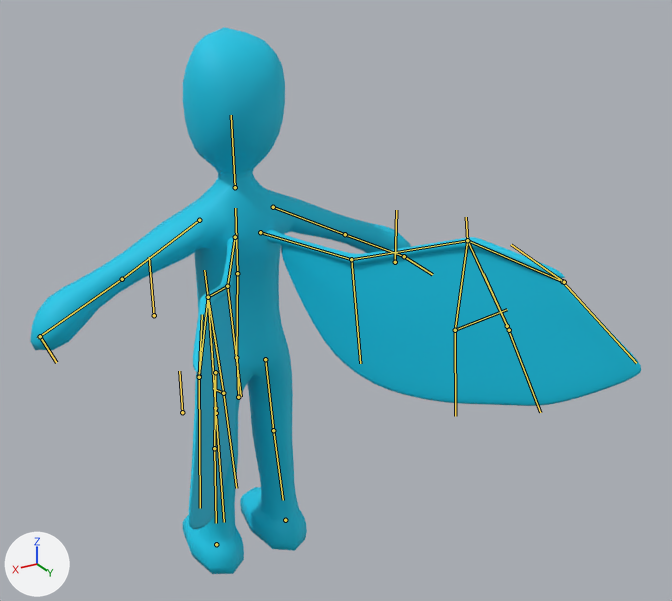
One commit to the FBX model Project/Assets/BlenderImports/AngelModel.fbx: the scene before it, then after it.
One viewpoint serves both versions: a 50 mm lens placed at (6.87, 15.28, 12.79), pointed at (-0.73, 2.61, 6.46). Arrows for +X, +Y and +Z are at lower left; the lights stay in place. The bones that bend it are drawn over the model as lines.

The first picture shows 'Bob'.
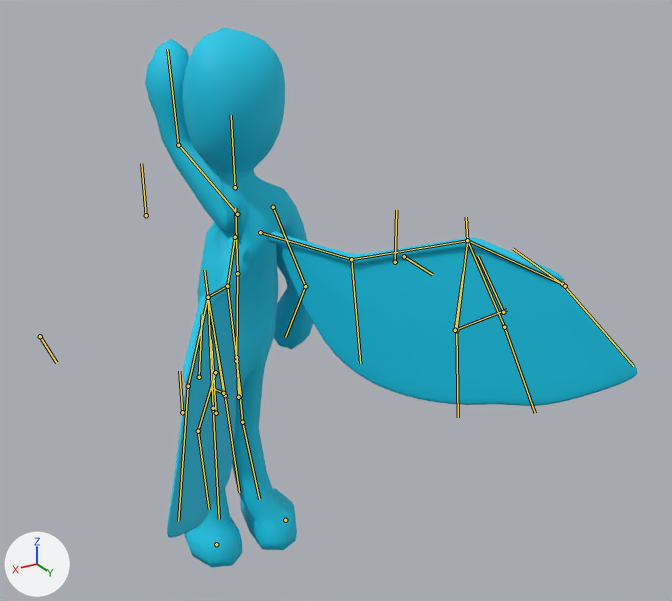
The newer file adds an action. The first version stands in its rest pose; the second is drawn at frame 11 of the action 'Armature|SwingSword'.

What differs and where, as boxes (x1, y1, x2, y2) in the pictures (672 x 601 px):
```json
{"object": "Bob", "change": "posed", "before": [30, 27, 641, 574], "after": [145, 27, 637, 567], "on screen": "19% narrower"}
{"bone": "Armature|WingFingerBase3.L", "before": "(208, 297) to (199, 376)", "after": "(208, 297) to (188, 386)"}
{"bone": "Armature|WingFingerBase2.L", "before": "(208, 297) to (215, 408)", "after": "(208, 297) to (213, 408)"}
{"bone": "Armature|WingFingerBase1.L", "before": "(208, 297) to (223, 393)", "after": "(208, 297) to (225, 395)"}
{"bone": "Armature|WingFingerBase3.R", "before": "(467, 240) to (562, 281)", "after": "(467, 240) to (562, 284)"}
{"bone": "Armature|WingFingerBase2.R", "before": "(467, 240) to (507, 326)", "after": "(467, 240) to (504, 327)"}
{"bone": "Armature|WingFingerBase1.R", "before": "(467, 240) to (455, 330)", "after": "(467, 240) to (456, 330)"}
{"bone": "Armature|UpperArm.L", "before": "(199, 220) to (122, 279)", "after": "(237, 214) to (179, 145)"}
{"bone": "Armature|LoweArm.L", "before": "(122, 279) to (37, 338)", "after": "(178, 145) to (167, 49)"}
{"bone": "Armature|UpperLeg.L", "before": "(215, 372) to (214, 448)", "after": "(215, 372) to (198, 431)"}
{"bone": "Armature|LowerLeg.L", "before": "(214, 448) to (216, 523)", "after": "(198, 431) to (209, 509)"}
{"bone": "Armature|UpperArm.R", "before": "(273, 207) to (345, 234)", "after": "(273, 207) to (305, 286)"}
{"bone": "Armature|LoweArm.R", "before": "(345, 234) to (405, 257)", "after": "(305, 286) to (285, 337)"}
{"bone": "Armature|UpperLeg.R", "before": "(265, 359) to (273, 430)", "after": "(236, 361) to (242, 422)"}
{"bone": "Armature|LowerLeg.R", "before": "(273, 430) to (283, 500)", "after": "(242, 422) to (259, 499)"}
```

Edits to the scene script, one JSON object a line:
```json
{"block": "bone_armature_wingfingerbase3_l", "where": "bone_armature_wingfingerbase3_l = bpy.data.objects['Armature'].pose.bones['Armature|WingFingerBase3.L']  # child of 'Armature|WingHinge.L'"}
{"op": "set", "path": "bone_armature_wingfingerbase3_l.rotation_quaternion", "old": "(1.0, 0.0, 0.0, 0.0)", "new": "(0.997, -0.057, 0.0, -0.044)", "note": "degrees (0, 0, 0) -> degrees (-7, 0, -5)"}
{"block": "bone_armature_wingfingerbase2_l", "where": "bone_armature_wingfingerbase2_l = bpy.data.objects['Armature'].pose.bones['Armature|WingFingerBase2.L']  # child of 'Armature|WingHinge.L'"}
{"op": "set", "path": "bone_armature_wingfingerbase2_l.rotation_quaternion", "old": "(1.0, 0.0, 0.0, 0.0)", "new": "(0.999, -0.048, 0.0, 0.003)", "note": "degrees (0, 0, 0) -> degrees (-5, 0, 0)"}
{"block": "bone_armature_wingfingerbase1_l", "where": "bone_armature_wingfingerbase1_l = bpy.data.objects['Armature'].pose.bones['Armature|WingFingerBase1.L']  # child of 'Armature|WingHinge.L'"}
{"op": "set", "path": "bone_armature_wingfingerbase1_l.rotation_quaternion", "old": "(1.0, 0.0, 0.0, 0.0)", "new": "(1.0, 0.024, 0.0, -0.004)", "note": "degrees (0, 0, 0) -> degrees (3, 0, 0)"}
{"block": "bone_armature_wingfingerbase3_r", "where": "bone_armature_wingfingerbase3_r = bpy.data.objects['Armature'].pose.bones['Armature|WingFingerBase3.R']  # child of 'Armature|WingHinge.R'"}
{"op": "set", "path": "bone_armature_wingfingerbase3_r.rotation_quaternion", "old": "(1.0, 0.0, 0.0, 0.0)", "new": "(1.0, -0.022, 0.0, 0.016)", "note": "degrees (0, 0, 0) -> degrees (-2, 0, 2)"}
{"block": "bone_armature_wingfingerbase2_r", "where": "bone_armature_wingfingerbase2_r = bpy.data.objects['Armature'].pose.bones['Armature|WingFingerBase2.R']  # child of 'Armature|WingHinge.R'"}
{"op": "set", "path": "bone_armature_wingfingerbase2_r.rotation_quaternion", "old": "(1.0, 0.0, 0.0, 0.0)", "new": "(1.0, -0.02, 0.0, -0.001)", "note": "degrees (0, 0, 0) -> degrees (-2, 0, 0)"}
{"block": "bone_armature_wingfingerbase1_r", "where": "bone_armature_wingfingerbase1_r = bpy.data.objects['Armature'].pose.bones['Armature|WingFingerBase1.R']  # child of 'Armature|WingHinge.R'"}
{"op": "set", "path": "bone_armature_wingfingerbase1_r.rotation_quaternion", "old": "(1.0, 0.0, 0.0, 0.0)", "new": "(1.0, 0.01, 0.0, 0.002)", "note": "degrees (0, 0, 0) -> degrees (1, 0, 0)"}
{"block": "bone_armature_upperarm_l", "where": "bone_armature_upperarm_l = bpy.data.objects['Armature'].pose.bones['Armature|UpperArm.L']  # child of 'Armature|Hip'"}
{"op": "set", "path": "bone_armature_upperarm_l.location", "old": "(0.0, 0.0, 0.0)", "new": "(0.07, -0.66, 0.34)"}
{"op": "set", "path": "bone_armature_upperarm_l.rotation_quaternion", "old": "(1.0, 0.0, 0.0, 0.0)", "new": "(0.443, 0.061, -0.538, 0.714)", "note": "degrees (0, 0, 0) -> degrees (-60, -34, 137)"}
{"block": "bone_armature_lowearm_l", "where": "bone_armature_lowearm_l = bpy.data.objects['Armature'].pose.bones['Armature|LoweArm.L']  # child of 'Armature|UpperArm.L'"}
{"op": "set", "path": "bone_armature_lowearm_l.rotation_quaternion", "old": "(1.0, 0.0, 0.0, 0.0)", "new": "(0.936, -0.353, 0.0, 0.0)", "note": "degrees (0, 0, 0) -> degrees (-41, 0, 0)"}
{"block": "bone_armature_upperleg_l", "where": "bone_armature_upperleg_l = bpy.data.objects['Armature'].pose.bones['Armature|UpperLeg.L']  # child of 'Armature|Hip'"}
{"op": "set", "path": "bone_armature_upperleg_l.rotation_quaternion", "old": "(1.0, 0.0, 0.0, 0.0)", "new": "(0.982, -0.183, -0.039, -0.022)", "note": "degrees (0, 0, 0) -> degrees (-21, -5, -2)"}
{"block": "bone_armature_lowerleg_l", "where": "bone_armature_lowerleg_l = bpy.data.objects['Armature'].pose.bones['Armature|LowerLeg.L']  # child of 'Armature|UpperLeg.L'"}
{"op": "set", "path": "bone_armature_lowerleg_l.rotation_quaternion", "old": "(1.0, 0.0, 0.0, 0.0)", "new": "(0.96, -0.023, 0.0, 0.278)", "note": "degrees (0, 0, 0) -> degrees (-3, 1, 32)"}
{"block": "bone_armature_upperarm_r", "where": "bone_armature_upperarm_r = bpy.data.objects['Armature'].pose.bones['Armature|UpperArm.R']  # child of 'Armature|Hip'"}
{"op": "set", "path": "bone_armature_upperarm_r.rotation_quaternion", "old": "(1.0, 0.0, 0.0, 0.0)", "new": "(0.9, -0.38, -0.21, 0.024)", "note": "degrees (0, 0, 0) -> degrees (-48, -21, 13)"}
{"block": "bone_armature_lowearm_r", "where": "bone_armature_lowearm_r = bpy.data.objects['Armature'].pose.bones['Armature|LoweArm.R']  # child of 'Armature|UpperArm.R'"}
{"op": "set", "path": "bone_armature_lowearm_r.rotation_quaternion", "old": "(1.0, 0.0, 0.0, 0.0)", "new": "(0.945, -0.327, 0.0, 0.0)", "note": "degrees (0, 0, 0) -> degrees (-38, 0, 0)"}
{"block": "bone_armature_upperleg_r", "where": "bone_armature_upperleg_r = bpy.data.objects['Armature'].pose.bones['Armature|UpperLeg.R']  # child of 'Armature|Hip'"}
{"op": "set", "path": "bone_armature_upperleg_r.location", "old": "(0.0, 0.0, 0.0)", "new": "(0.54, -0.06, -0.2)"}
{"op": "set", "path": "bone_armature_upperleg_r.rotation_quaternion", "old": "(1.0, 0.0, 0.0, 0.0)", "new": "(0.993, -0.103, 0.045, 0.024)", "note": "degrees (0, 0, 0) -> degrees (-12, 5, 2)"}
{"block": "bone_armature_lowerleg_r", "where": "bone_armature_lowerleg_r = bpy.data.objects['Armature'].pose.bones['Armature|LowerLeg.R']  # child of 'Armature|UpperLeg.R'"}
{"op": "set", "path": "bone_armature_lowerleg_r.location", "old": "(0.0, 0.0, 0.0)", "new": "(-10.33, -2.14, 0.14)"}
{"op": "set", "path": "bone_armature_lowerleg_r.rotation_quaternion", "old": "(1.0, 0.0, 0.0, 0.0)", "new": "(0.969, 0.024, 0.0, 0.245)", "note": "degrees (0, 0, 0) -> degrees (3, -1, 28)"}
```
